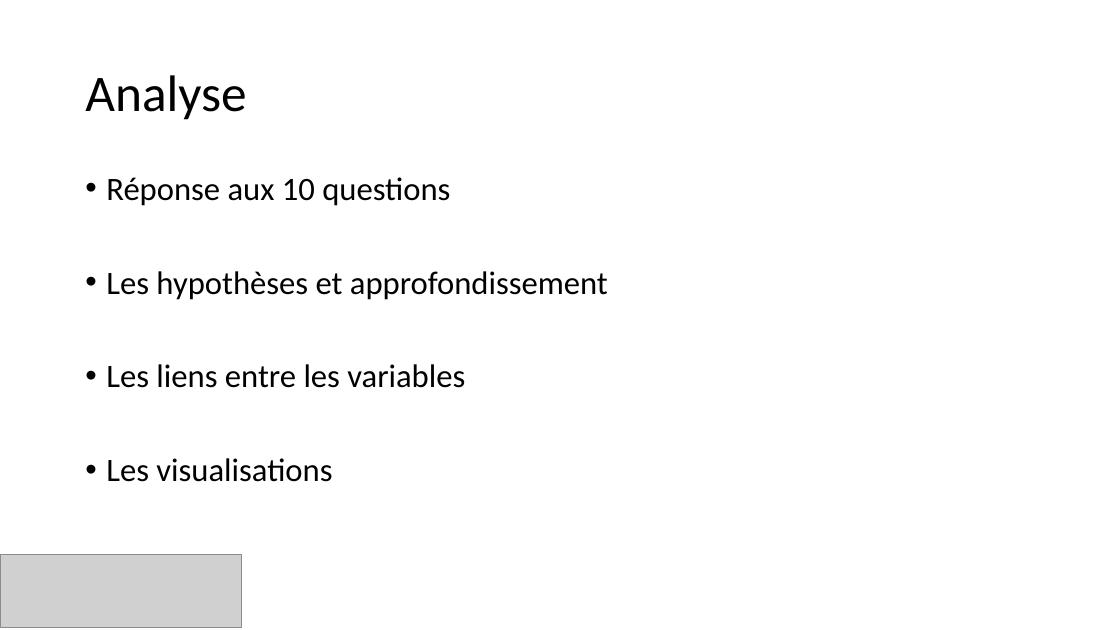
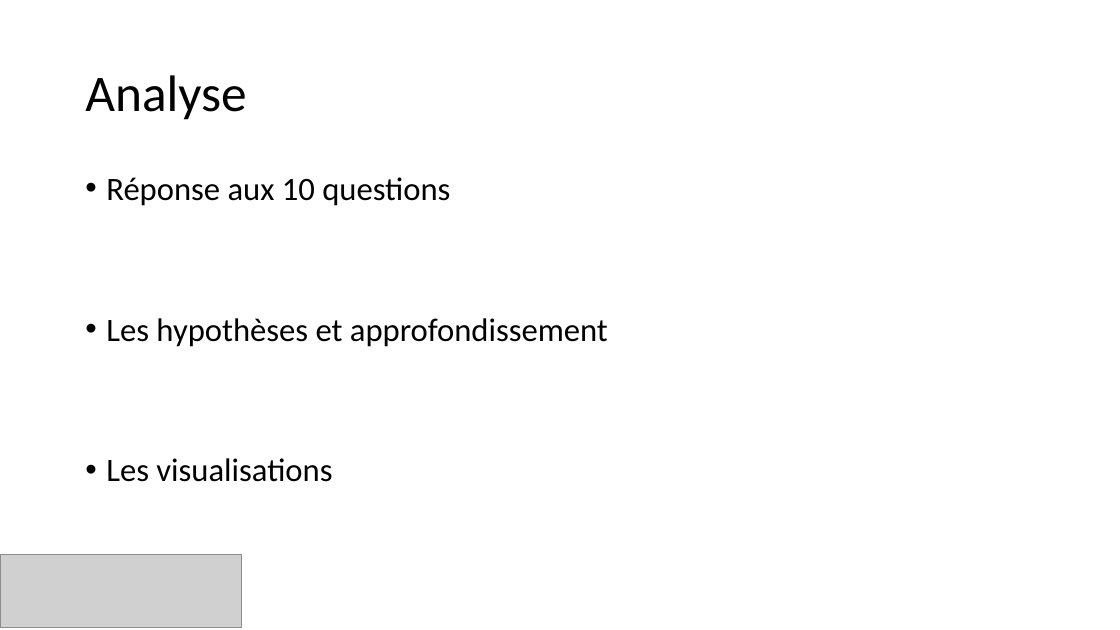
Before and after one commit to raphaelbelleil/Data_Analyst_Projet, a slide deck: slide 5 of Projet 4/Livrables/presentation_projet_4_2.pptx. Drawn at 1120x630 pixels with LibreOffice and Linux fonts; fonts in the diff are those of the drawing; grey boxes stand for pictures. Boxes give left, top, right and bottom in pixels: in the first picture for what was removed or moved away, otherwise in the second. Text is boxed around its words. In the diff, an @@ line names an element or a change of style, - is before the commit and + after.

```diff
--- a/Projet 4/Livrables/presentation_projet_4_2.pptx
+++ b/Projet 4/Livrables/presentation_projet_4_2.pptx
@@ text at bbox=[106, 364, 465, 388]: paragraph removed @@
-• Les liens entre les variables
```
Also in this commit, not shown: 2 other slides changed, 12 other files.
